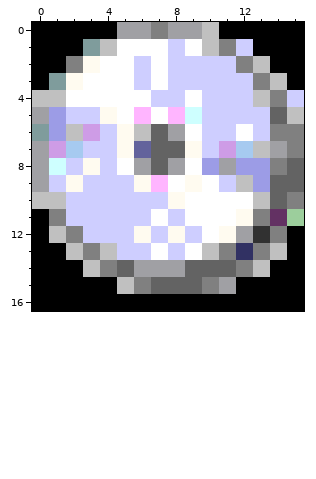
Pixel-art sprite, stored at FreeXplorer/FreeXplorer/bin/pages/img/cddvd.gif. That is the earlier state.
The file is 16x17 pixels.
The result:
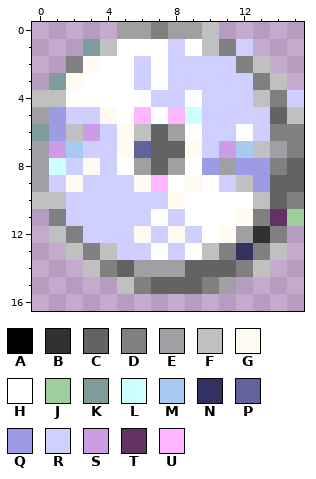
Palette (. is transparent): A #000000  B #313131  C #636363  D #808080  E #a0a0a4  F #c0c0c0  G #fffbf0  H #ffffff  J #9cce9c  K #7f9c9c  L #ceffff  M #a6caf0  N #313163  P #63639c  Q #9c9ce6  R #ceceff  S #ce9ce6  T #633163  U #ffb5ff
What changed:
{"y":0,"x":0,"old":"AAAAA","new":"....."}
{"y":0,"x":11,"old":"AAAAA","new":"....."}
{"y":1,"x":0,"old":"AAA","new":"..."}
{"y":1,"x":13,"old":"AAA","new":"..."}
{"y":2,"x":0,"old":"AA","new":".."}
{"y":2,"x":14,"old":"AA","new":".."}
{"y":3,"x":0,"old":"A","new":"."}
{"y":3,"x":15,"old":"A","new":"."}
{"y":11,"x":0,"old":"A","new":"."}
{"y":12,"x":0,"old":"A","new":"."}
{"y":12,"x":15,"old":"A","new":"."}
{"y":13,"x":0,"old":"AA","new":".."}
{"y":13,"x":15,"old":"A","new":"."}
{"y":14,"x":0,"old":"AAA","new":"..."}
{"y":14,"x":14,"old":"AA","new":".."}
{"y":15,"x":0,"old":"AAAAA","new":"....."}
{"y":15,"x":12,"old":"AAAA","new":"...."}
{"y":16,"x":0,"old":"AAAAAAAAAAAAAAAA","new":"................"}
{"label":"erased","picture_box":[32,22,117,90]}
{"label":"erased","picture_box":[219,22,304,90]}
{"label":"erased","picture_box":[32,209,304,311]}
